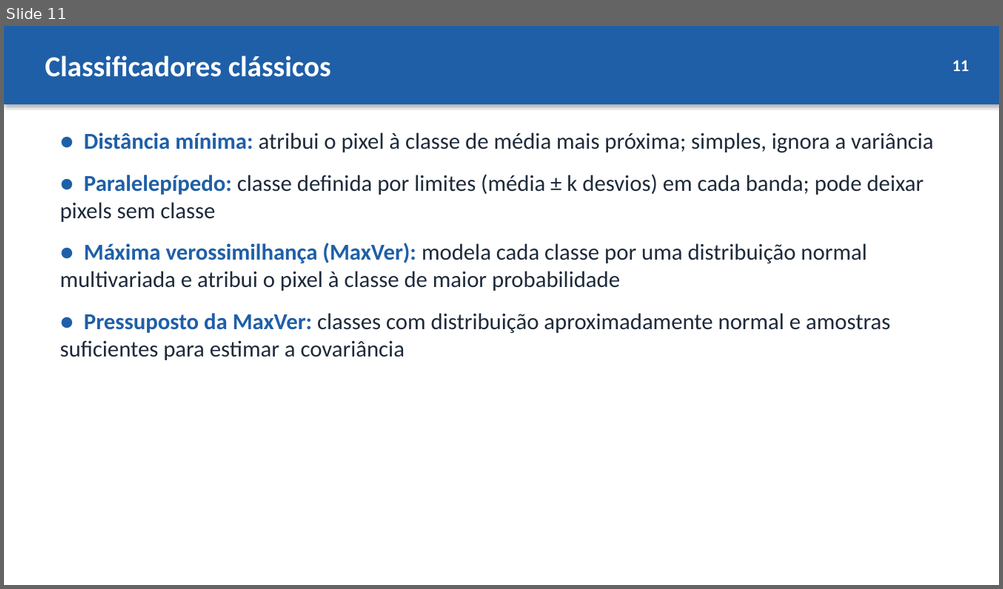
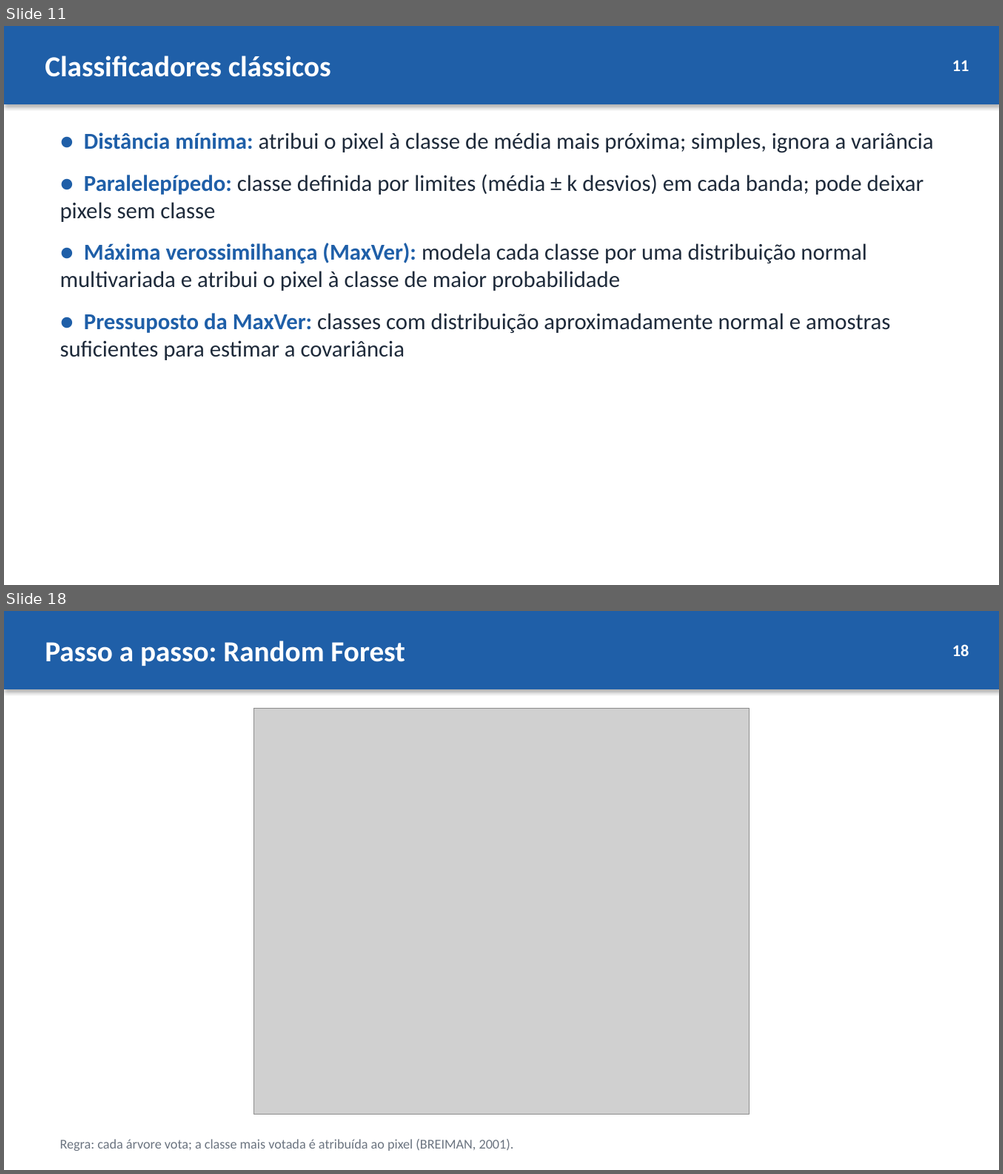
Before and after one commit to hatanpinheiro/hatanpinheiro.github.io, a slide deck: aula/classificacao/slides/Aula2_Classificacao.pptx. Shown one above the other, each under a label of ours: slide 11 before the commit, slides 11 and 18 after it; the slides between them are not shown. The pictures are 1003x589 and 1003x1174 pixels, drawn with LibreOffice and Linux fonts; fonts in the diff are those of the drawing; grey boxes stand for pictures. Boxes give left, top, right and bottom in pixels: in the first picture for what was removed or moved away, otherwise in the second. Text is boxed around its words. In the diff, an @@ line names an element or a change of style, - is before the commit and + after.

```diff
--- a/aula/classificacao/slides/Aula2_Classificacao.pptx
+++ b/aula/classificacao/slides/Aula2_Classificacao.pptx
@@ slide 18 added at <box>4,611,999,1170</box>, background #FFFFFF @@
@@ rectangle added at <box>4,611,999,689</box>, fill #1F5FA8, outline #1F5FA8 1 pt @@
@@ text added at <box>45,641,404,666</box>, 28 pt, text #FFFFFF, bold @@
+Passo a passo: Random Forest
@@ text added at <box>952,644,969,656</box>, 16 pt, text #FFFFFF, bold @@
+18
@@ picture added at <box>254,708,748,1115</box> @@
@@ text added at <box>60,1139,514,1151</box>, 13 pt, text #6B7480 @@
+Regra: cada árvore vota; a classe mais votada é atribuída ao pixel (BREIMAN, 2001).
```
Also in this commit, not shown: 14 slides changed, 4 other slides added, 4 other files.
